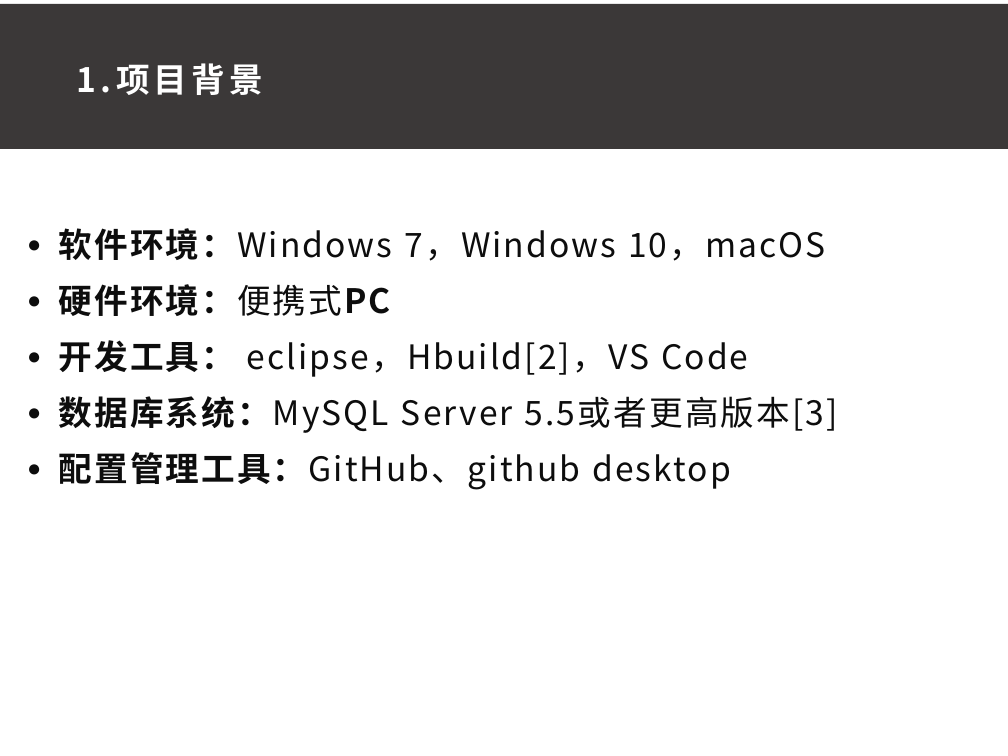
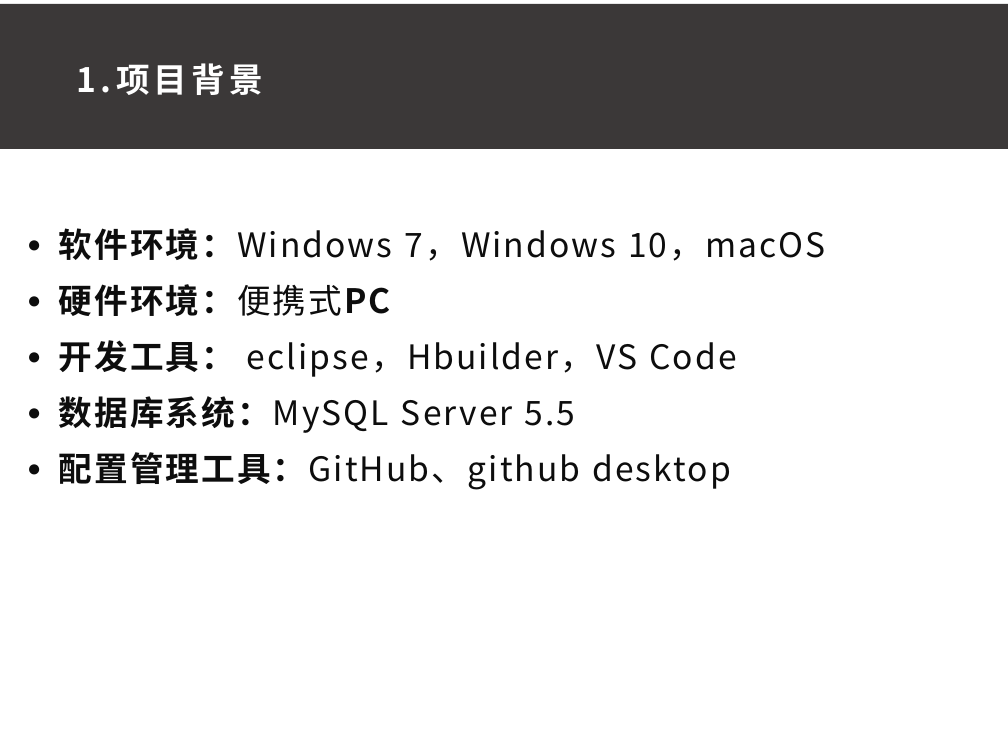
Before and after one commit to ConstanTWT/SE2020-G01, a slide deck: slide 7 of 项目计划书/G01小组项目计划PPT0.4.pptx. Drawn at 1008x756 pixels with LibreOffice and Linux fonts; fonts in the diff are those of the drawing. Boxes give left, top, right and bottom in pixels: in the first picture for what was removed or moved away, otherwise in the second. Text is boxed around its words. In the diff, an @@ line names an element or a change of style, - is before the commit and + after.

```diff
--- a/项目计划书/G01小组项目计划PPT0.4.pptx
+++ b/项目计划书/G01小组项目计划PPT0.4.pptx
@@ text at bbox=[59, 340, 736, 433]: text changed @@
-● 开发工具： eclipse，Hbuild[2]，VS Code
-● 数据库系统：MySQL Server 5.5或者更高版本[3]
+● 开发工具： eclipse，Hbuilder，VS Code
+● 数据库系统：MySQL Server 5.5
```
Also in this commit, not shown: 2 other slides changed, 1 slide removed, 2 other files.
